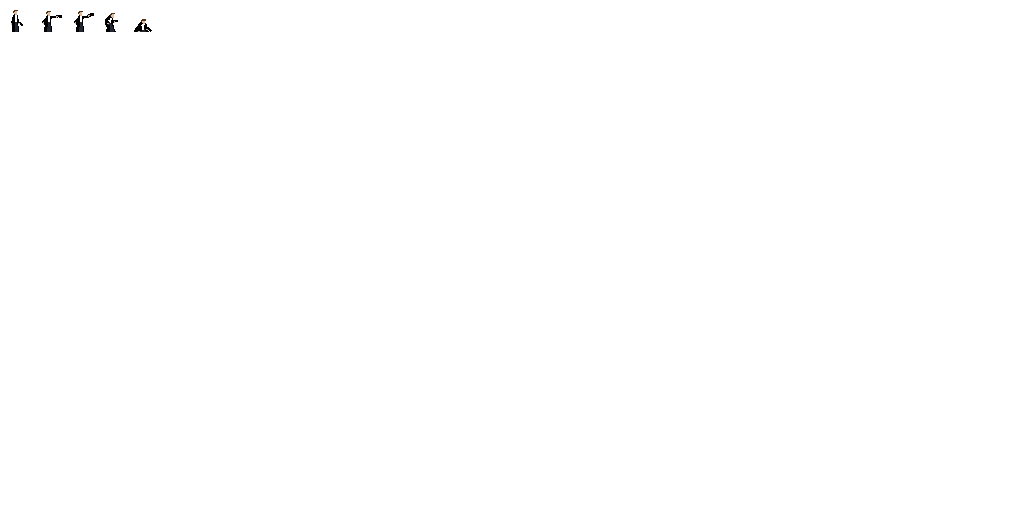
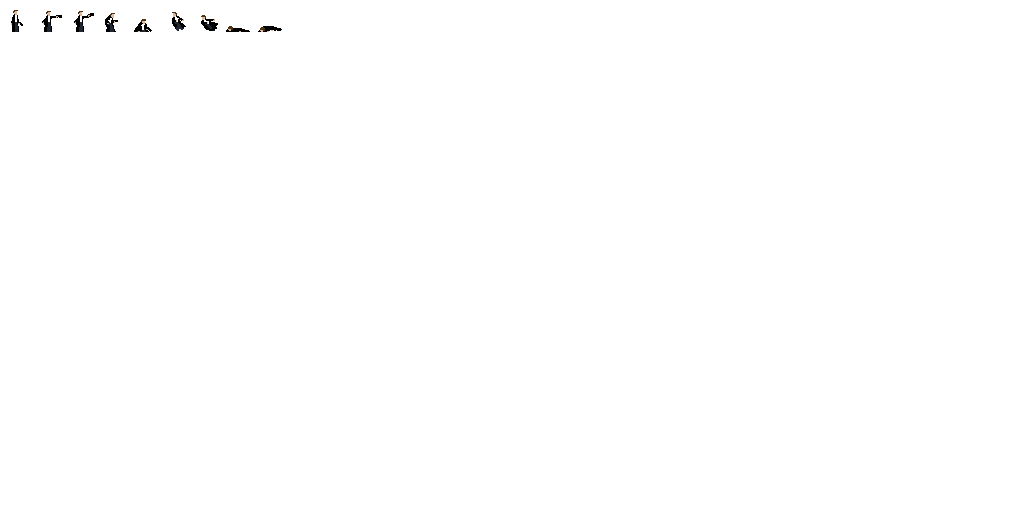
Layer changes from the first 1024px x 512px image to the second:
painted on "tiles" over <box>172,12,282,32</box>
